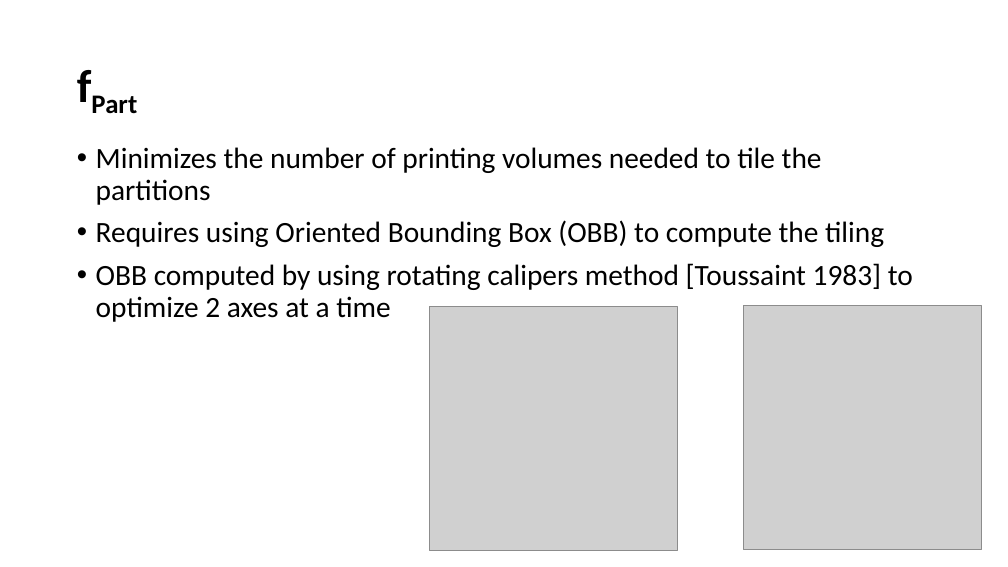
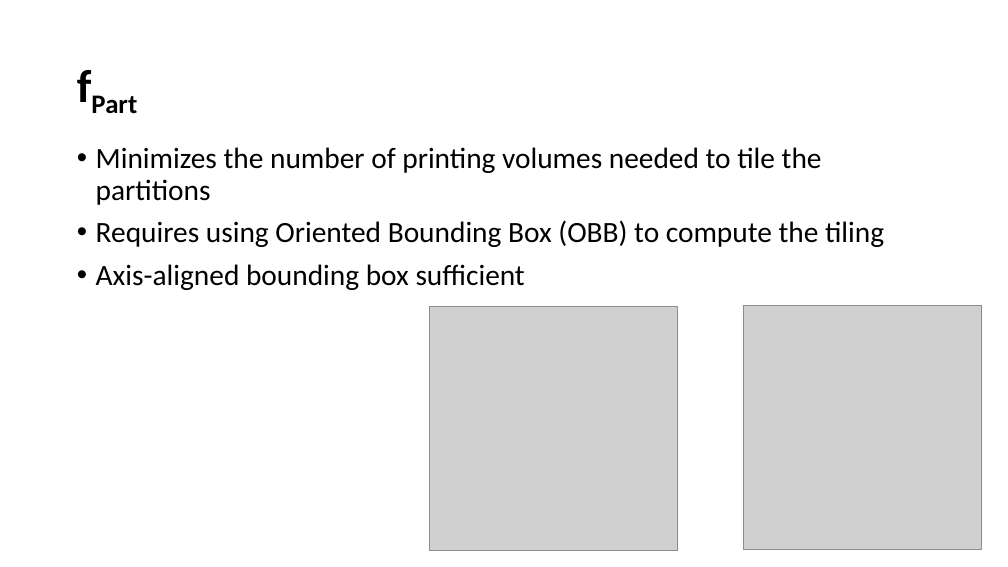
Before and after one commit to JasonKraft/acg_final, a slide deck: slide 13 of presentation/Presentation.pptx. Drawn at 1008x567 pixels with LibreOffice and Linux fonts; fonts in the diff are those of the drawing; grey boxes stand for pictures. Boxes give left, top, right and bottom in pixels: in the first picture for what was removed or moved away, otherwise in the second. Text is boxed around its words. In the diff, an @@ line names an element or a change of style, - is before the commit and + after.

Commit message:
added more to presentation

```diff
--- a/presentation/Presentation.pptx
+++ b/presentation/Presentation.pptx
@@ text at box(96, 264, 525, 290): text changed @@
-• OBB computed by using rotating calipers method [Toussaint 1983] to optimize 2 axes at a time
+• Axis-aligned bounding box sufficient
```
Also in this commit, not shown: 3 other slides changed, 3 slides added, 1 slide removed, 1 other file.
